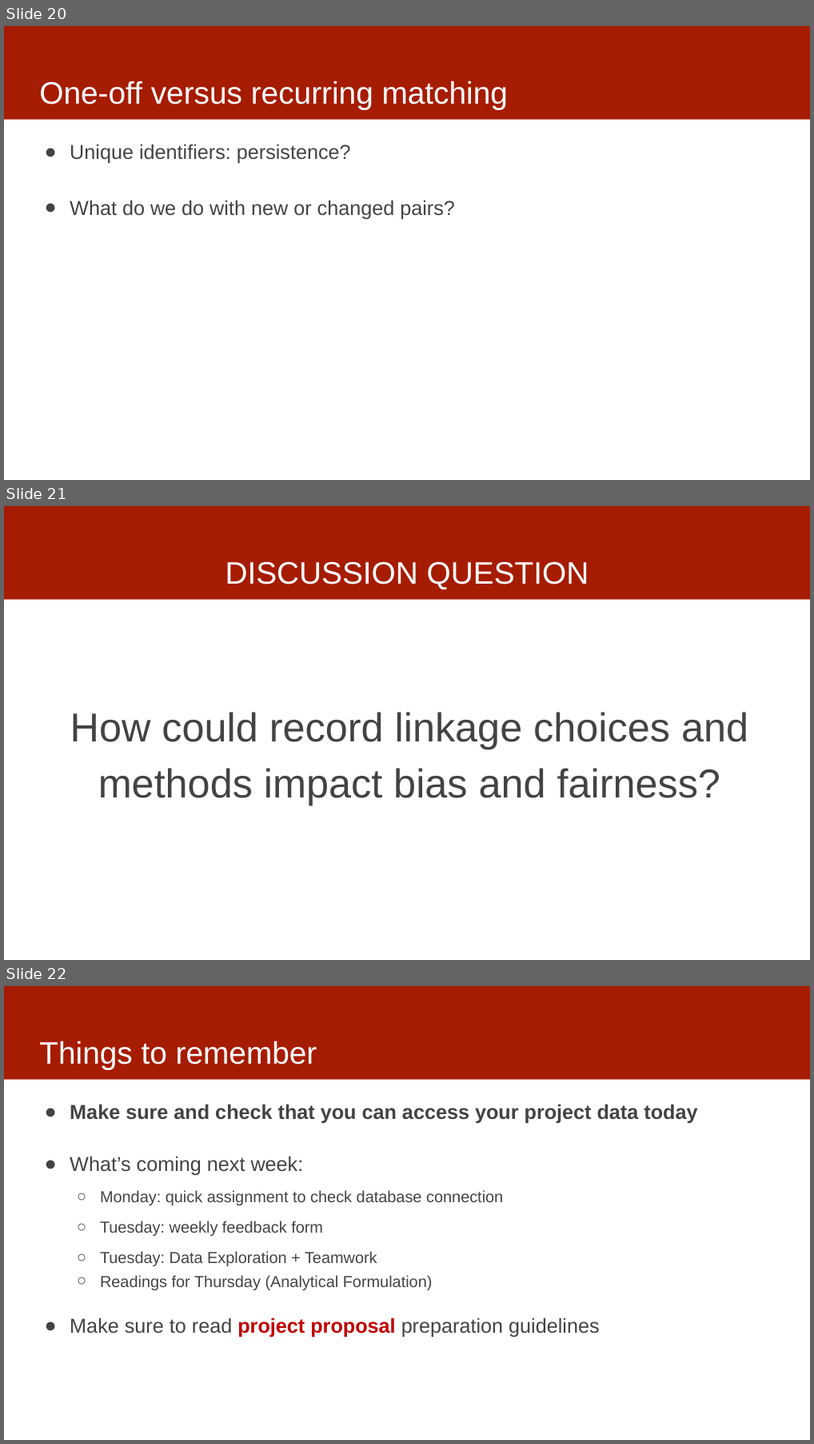
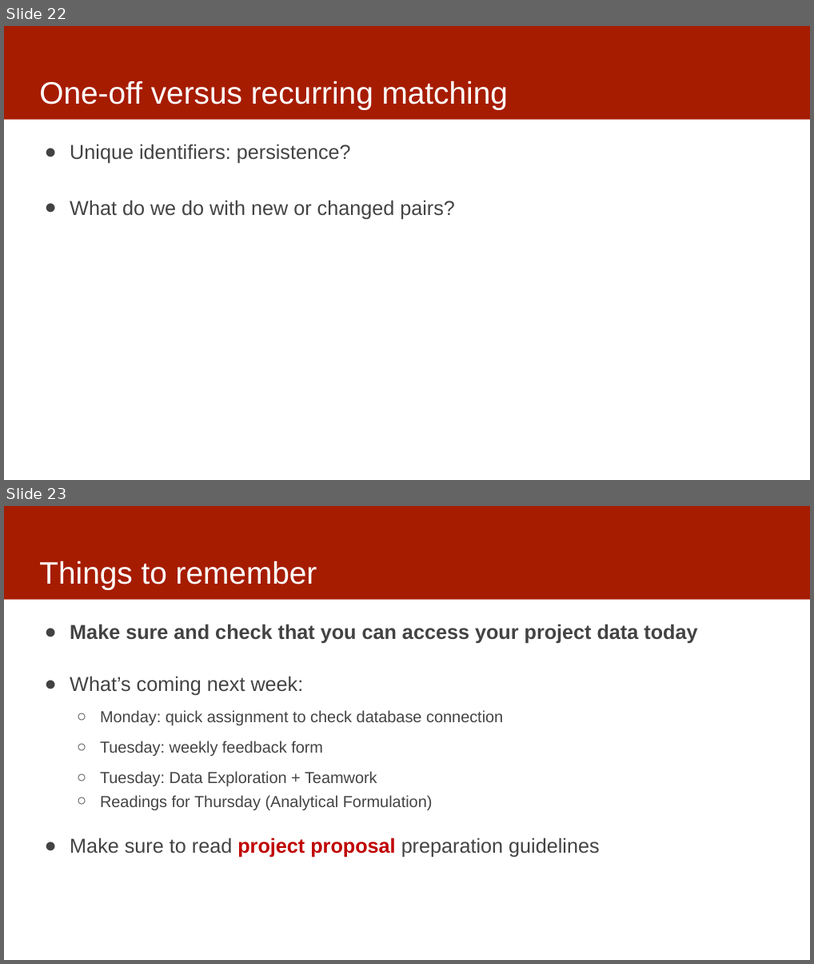
Before and after one commit to dssg/mlforpublicpolicylab, a slide deck: Lectures/04-data.pptx. Shown one above the other, each under a label of ours: slides 20, 21 and 22 before the commit, slides 22 and 23 after it. The pictures are 814x1444 and 814x964 pixels, drawn with LibreOffice and Linux fonts; fonts in the diff are those of the drawing. Boxes give left, top, right and bottom in pixels: in the first picture for what was removed or moved away, otherwise in the second. Text is boxed around its words. In the diff, an @@ line names an element or a change of style, - is before the commit and + after.

```diff
--- a/Lectures/04-data.pptx
+++ b/Lectures/04-data.pptx
@@ slide 21 removed at [4, 506, 810, 960], background #FFFFFF; not listed: 1 template element that a slide beside it also shows @@
@@ title removed at [226, 562, 590, 590] @@
-DISCUSSION QUESTION
@@ text removed at [70, 712, 749, 798] @@
-How could record linkage choices and methods impact bias and fairness?
@@ what was slide 20 is now slide 22 @@
@@ what was slide 22 is now slide 23 @@
```
Also in this commit, not shown: 2 slides added, 1 other file.
